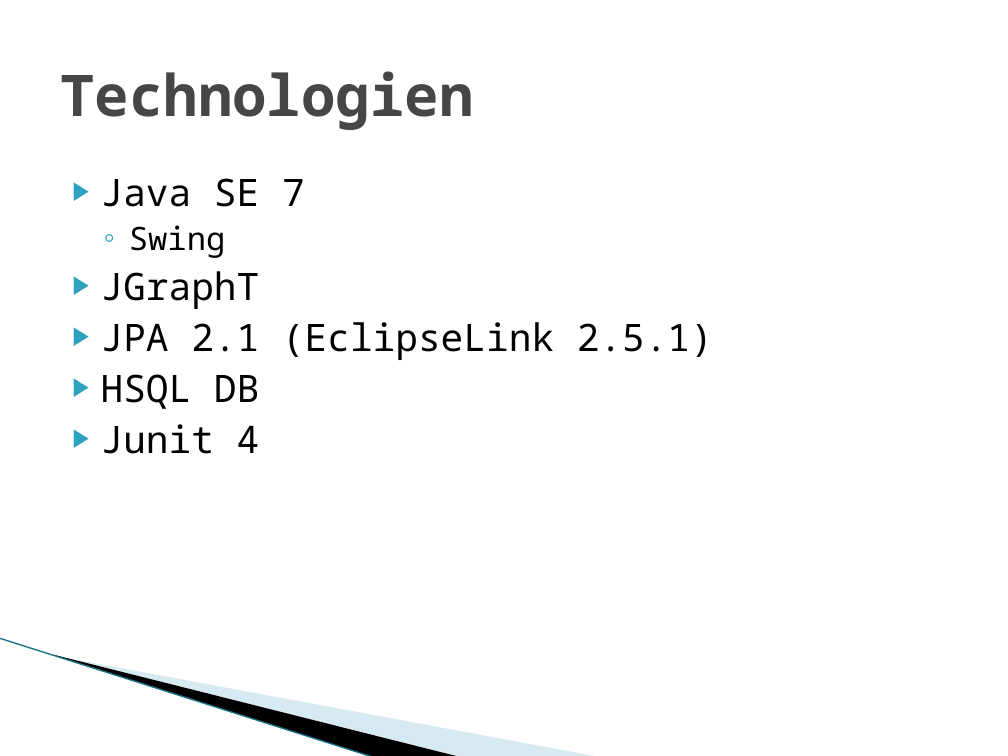
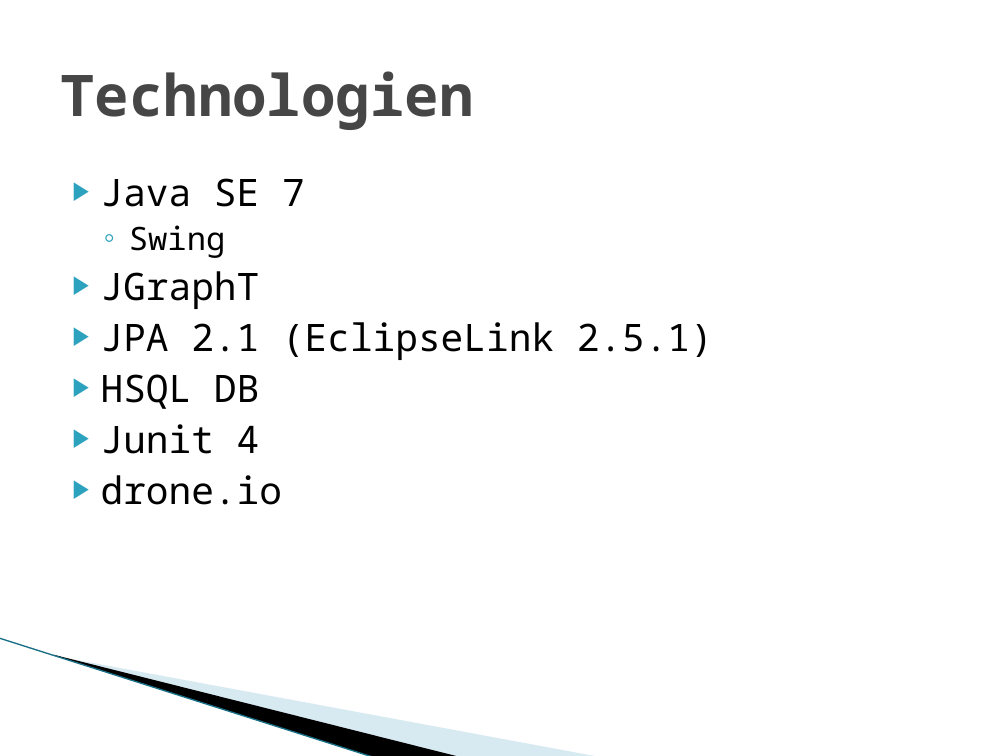
Before and after one commit to adrianbaertschi/TravelPlanner, a slide deck: slide 11 of doc/Travelplaner.pptx. Drawn at 1008x756 pixels with LibreOffice and Linux fonts; fonts in the diff are those of the drawing; background and template pictures are left out. Boxes give left, top, right and bottom in pixels: in the first picture for what was removed or moved away, otherwise in the second. Text is boxed around its words. In the diff, an @@ line names an element or a change of style, - is before the commit and + after.

```diff
--- a/doc/Travelplaner.pptx
+++ b/doc/Travelplaner.pptx
@@ text at <box>101,475,282,505</box>: paragraph added @@
+▶ drone.io
```
Also in this commit, not shown: 1 other slide changed, 1 other file.
